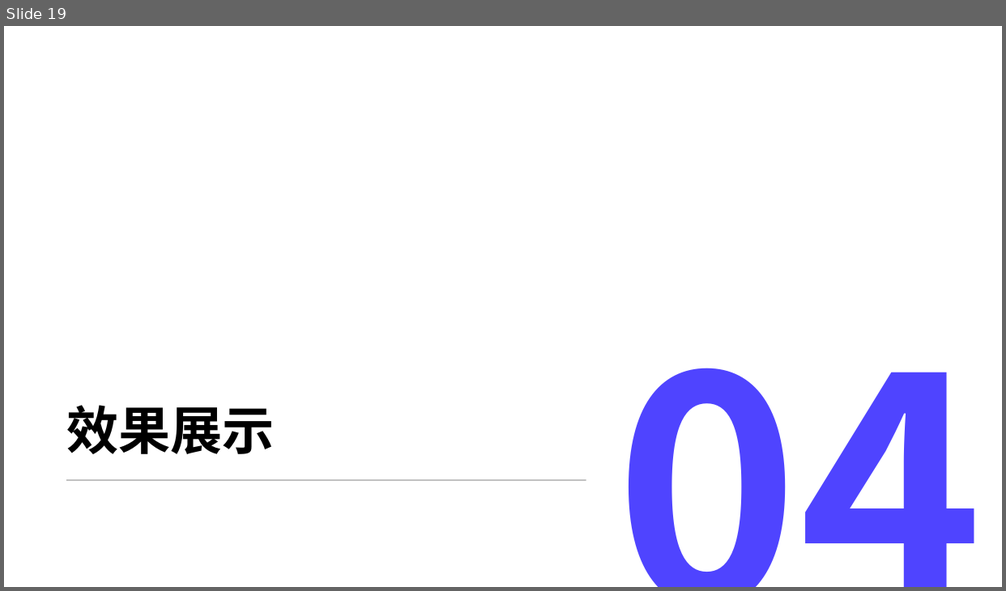
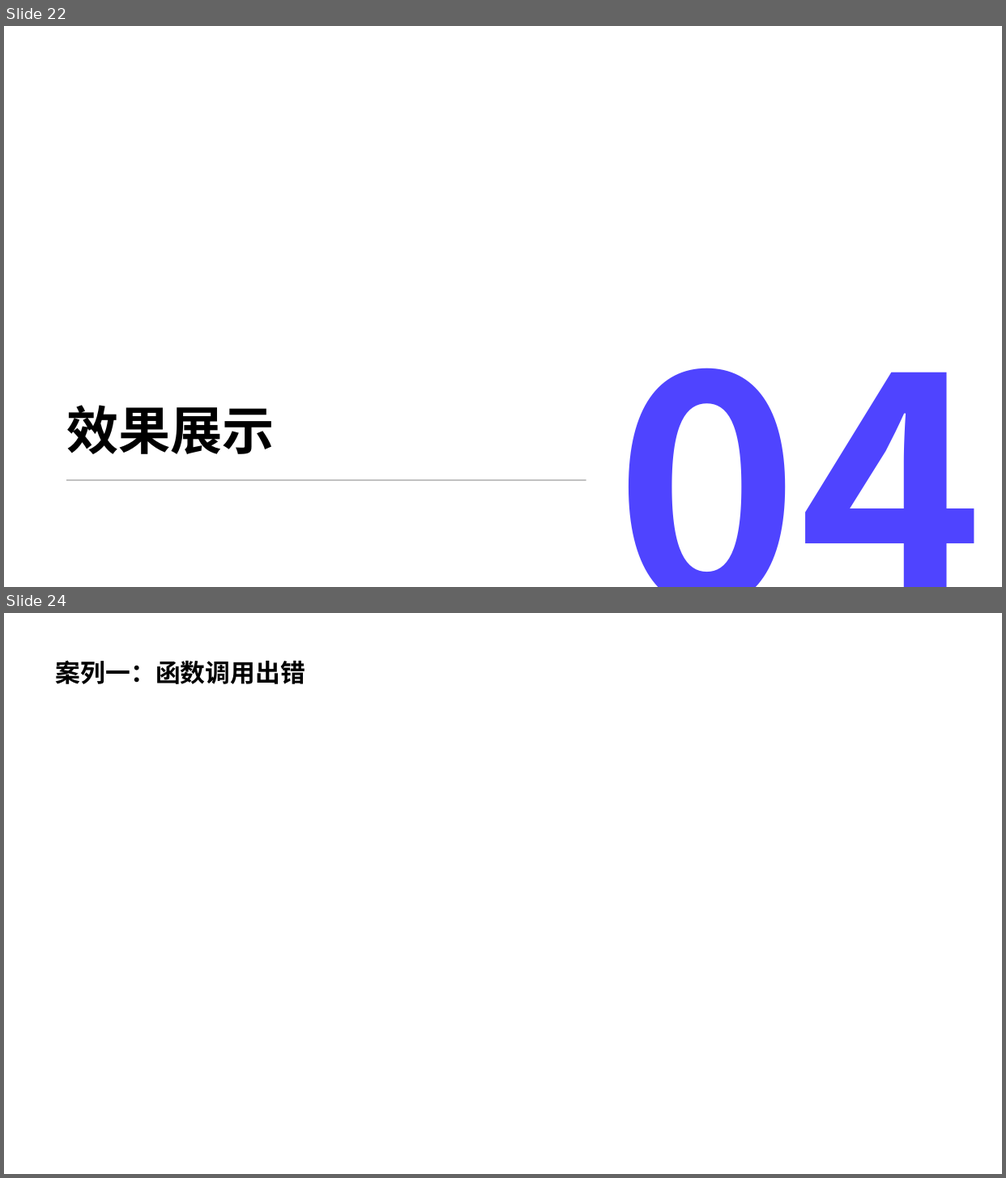
Before and after one commit to Zhenyu-Bo/Code-Assistant, a slide deck: report/LLM辅助的程序缺陷检测与修复.pptx. Shown one above the other, each under a label of ours: slide 19 before the commit, slides 22 and 24 after it; the slides between them are not shown. The pictures are 1006x591 and 1006x1178 pixels, drawn with LibreOffice and Linux fonts; fonts in the diff are those of the drawing; background and template pictures are left out. Boxes give left, top, right and bottom in pixels: in the first picture for what was removed or moved away, otherwise in the second. Text is boxed around its words. In the diff, an @@ line names an element or a change of style, - is before the commit and + after.

```diff
--- a/report/LLM辅助的程序缺陷检测与修复.pptx
+++ b/report/LLM辅助的程序缺陷检测与修复.pptx
@@ slide 24 added at (4, 613, 1002, 1174), background #FFFFFF @@
@@ text added at (56, 660, 305, 684), 18 pt, text #000000, bold @@
+案列一：函数调用出错
@@ what was slide 19 is now slide 22 @@
```
Also in this commit, not shown: 2 slides changed, 4 other slides added.
